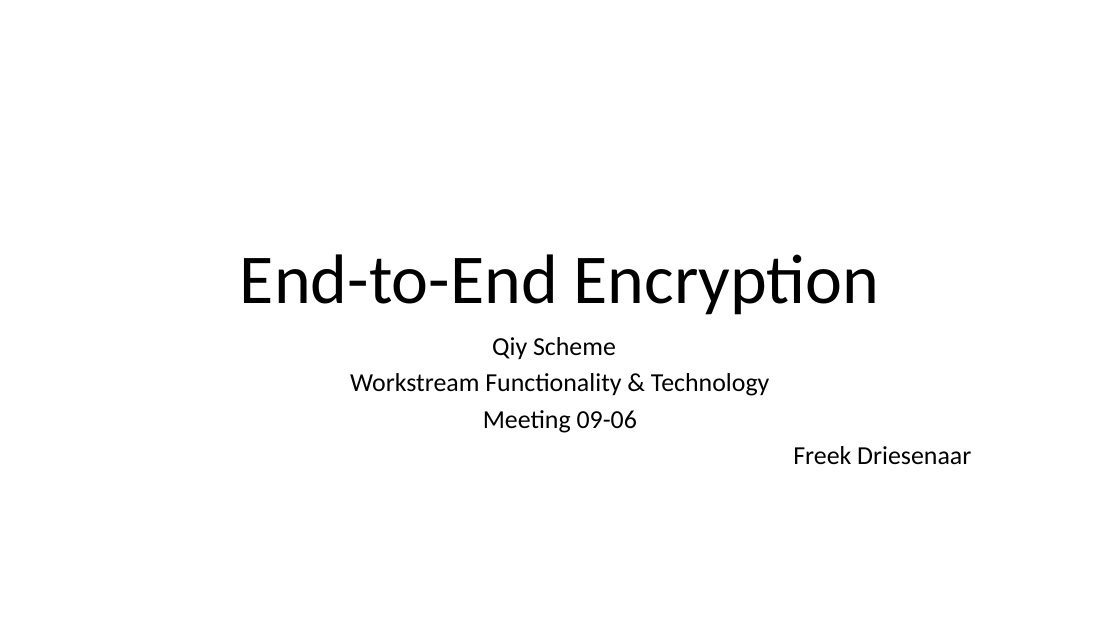
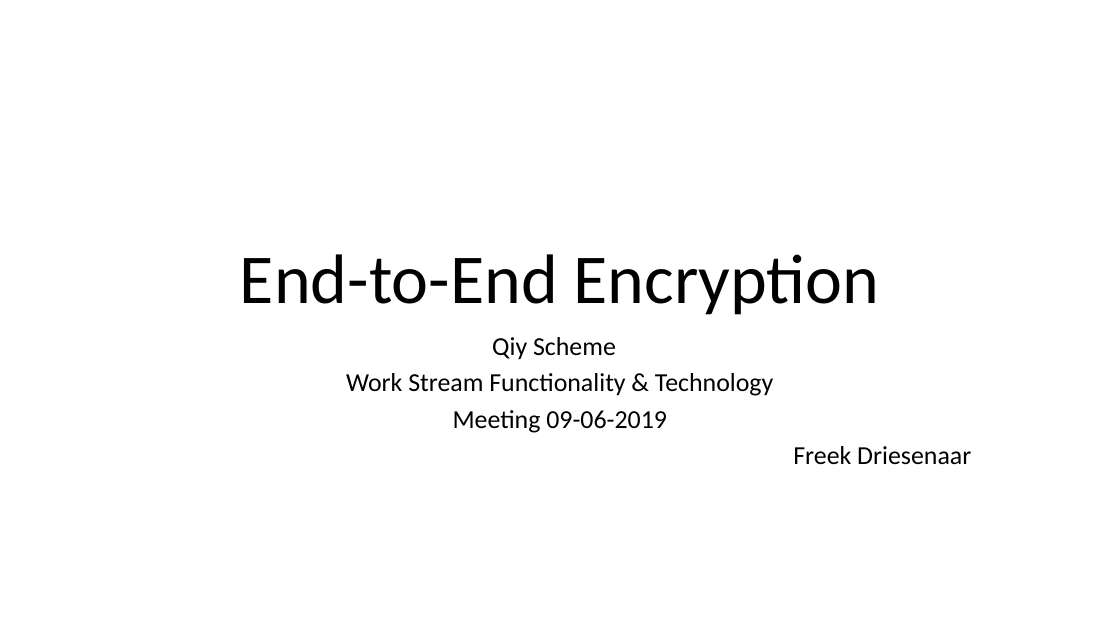
Before and after one commit to qiyfoundation/Qiy-Scheme, a slide deck: slide 1 of end-to-end encryption/QS WSFT Meeting 2019-06-09.pptx. Drawn at 1120x630 pixels with LibreOffice and Linux fonts; fonts in the diff are those of the drawing. Boxes give left, top, right and bottom in pixels: in the first picture for what was removed or moved away, otherwise in the second. Text is boxed around its words. In the diff, an @@ line names an element or a change of style, - is before the commit and + after.

Commit message:
Update QS WSFT Meeting 2019-06-09.pptx
Reviewals

```diff
--- a/end-to-end encryption/QS WSFT Meeting 2019-06-09.pptx
+++ b/end-to-end encryption/QS WSFT Meeting 2019-06-09.pptx
@@ subtitle at (346,373,773,433): text changed @@
-Workstream Functionality & Technology
-Meeting 09-06
+Work Stream Functionality & Technology
+Meeting 09-06-2019
```
Also in this commit, not shown: 5 other slides changed.
